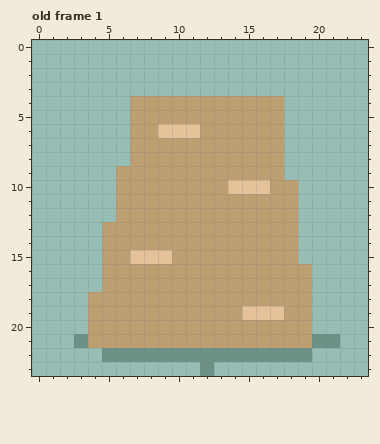
Pixel-art file -- artifacts/mundinho/libresprite/challenges/objects.ase. The picture above was drawn from the file before the commit.
24x24 pixels, 15 frames. Colours within 5 levels of each other are drawn and written as one. Shown: old frame 1. The commit also changed other frames, which this record leaves out.
The same view after the edit:
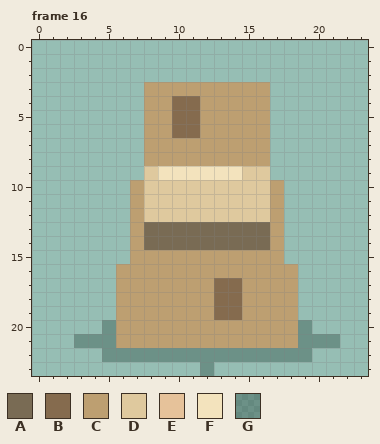
Palette (. is transparent): A #796b54  B #856b4e  C #bd9f71  D #dfc99e  E #e6c29a  F #f3e3bd  G #17382d55
A new or re-ordered frame is compared with the old frame closest to it.
Edits made:
frames 15 -> 17
Frame 16 is new; against old frame 1:
y 3: x 8..16 ......... -> CCCCCCCCC
y 4..5: x 7 C -> .; x 10..11 CC -> BB; x 17 C -> .
y 6: x 7 C -> .; x 9..11 EEE -> CBB; x 17 C -> .
y 7..8: x 7 C -> .; x 17 C -> .
y 9: x 6..17 CCCCCCCCCCCC -> ..DFFFFFFDD.
y 10: x 6 C -> .; x 8..16 CCCCCCEEE -> DDDDDDDDD; x 18 C -> .
y 11..12: x 6 C -> .; x 8..16 CCCCCCCCC -> DDDDDDDDD; x 18 C -> .
y 13..14: x 5..6 CC -> ..; x 8..16 CCCCCCCCC -> AAAAAAAAA; x 18 C -> .
y 15: x 5..9 CCEEE -> ..CCC; x 18 C -> .
y 16: x 5 C -> .; x 19 C -> .
y 17: x 5 C -> .; x 13..14 CC -> BB; x 19 C -> .
y 18: x 4..5 CC -> ..; x 13..14 CC -> BB; x 19 C -> .
y 19: x 4..5 CC -> ..; x 13..17 CCEEE -> BBCCC; x 19 C -> .
y 20: x 4..5 CC -> .G; x 19 C -> G
y 21: x 4..5 CC -> GG; x 19 C -> G
Pixel boxes of the changes (left, top, right, bottom) in both pictures:
changed: (88, 82, 312, 348)
